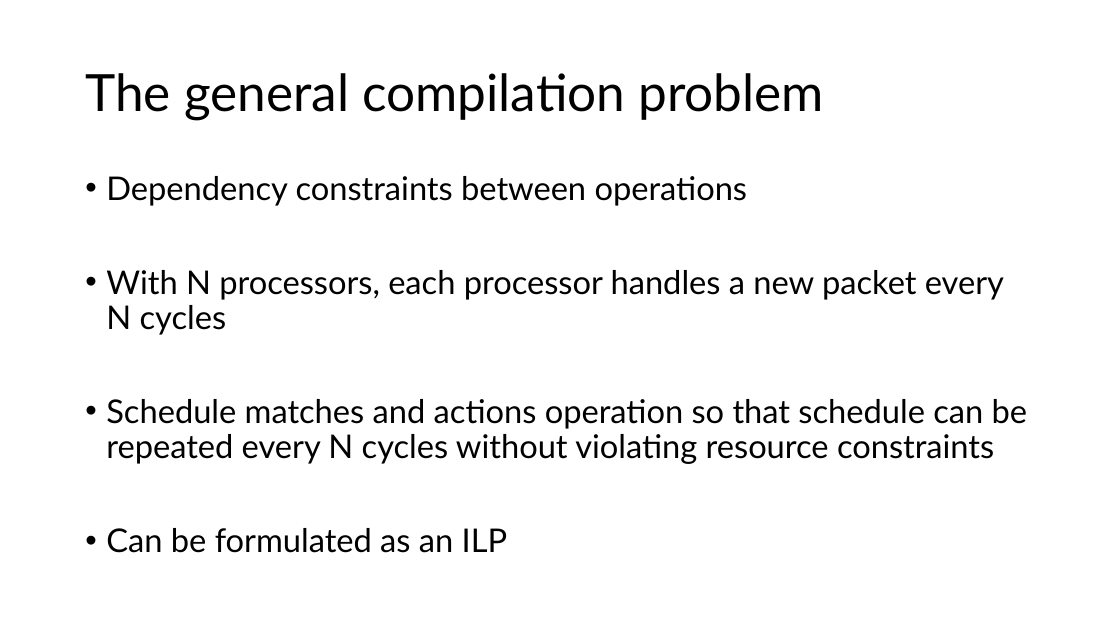
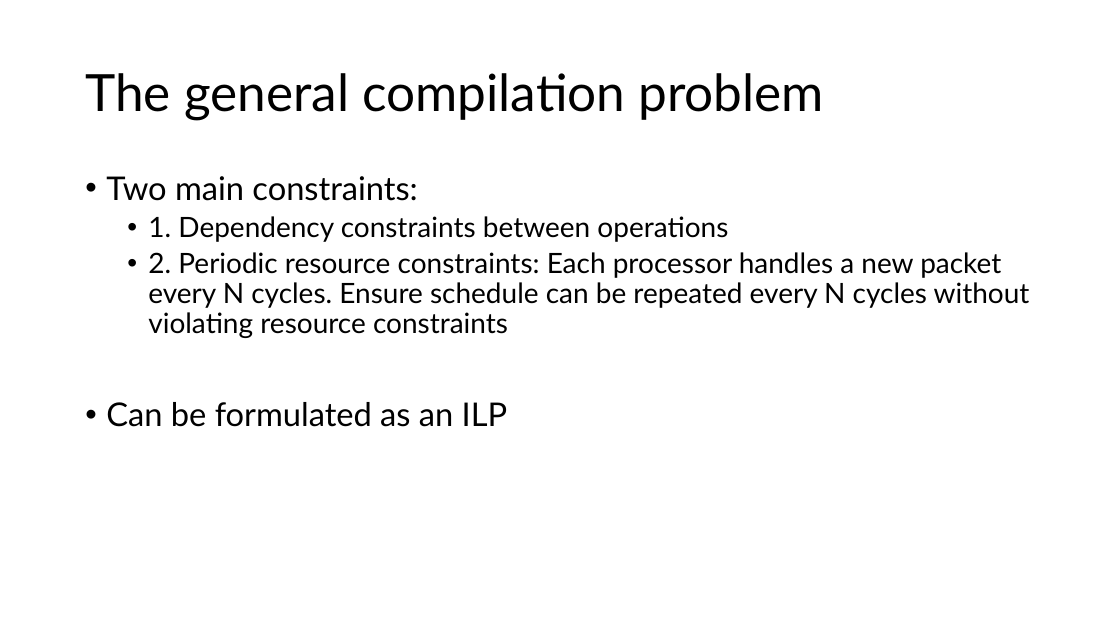
Before and after one commit to anirudhSK/drmt_talk, a slide deck: slide 25 of drmt.pptx. Drawn at 1120x630 pixels with LibreOffice and Linux fonts; fonts in the diff are those of the drawing. Boxes give left, top, right and bottom in pixels: in the first picture for what was removed or moved away, otherwise in the second. Text is boxed around its words. In the diff, an @@ line names an element or a change of style, - is before the commit and + after.

```diff
--- a/drmt.pptx
+++ b/drmt.pptx
@@ text at (106,176,1030,338): text changed; size 28 to 24 pt @@
-• Dependency constraints between operations
-• With N processors, each processor handles a new packet every N cycles
-• Schedule matches and actions operation so that schedule can be repeated every N cycles without violating resource constraints
+• Two main constraints:
+  • 1. Dependency constraints between operations
+  • 2. Periodic resource constraints: Each processor handles a new packet every N cycles. Ensure schedule can be repeated every N cycles without violating resource constraints
```
Also in this commit, not shown: 1 other slide changed, 1 slide added, 1 slide removed.
